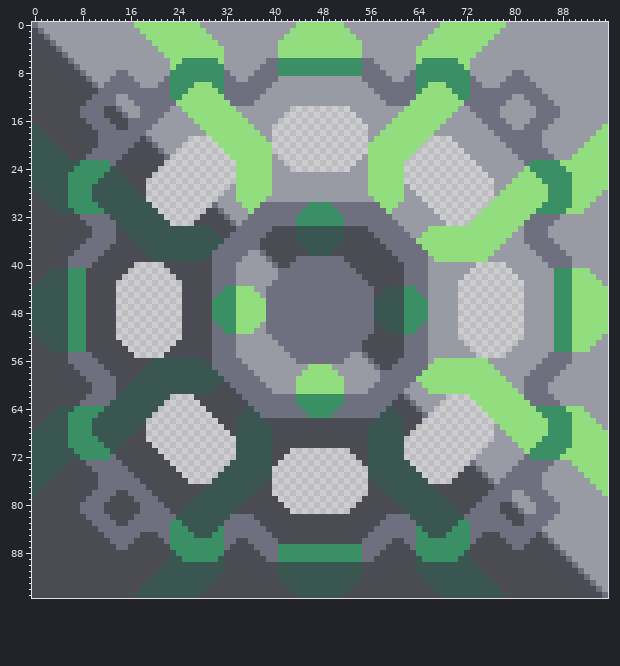
Sprite sheet: core/assets-raw/sprites/blocks/production/oxidation-chamber.png. This is how it looked before the edit.
The file is 96x96 pixels.
Once edited:
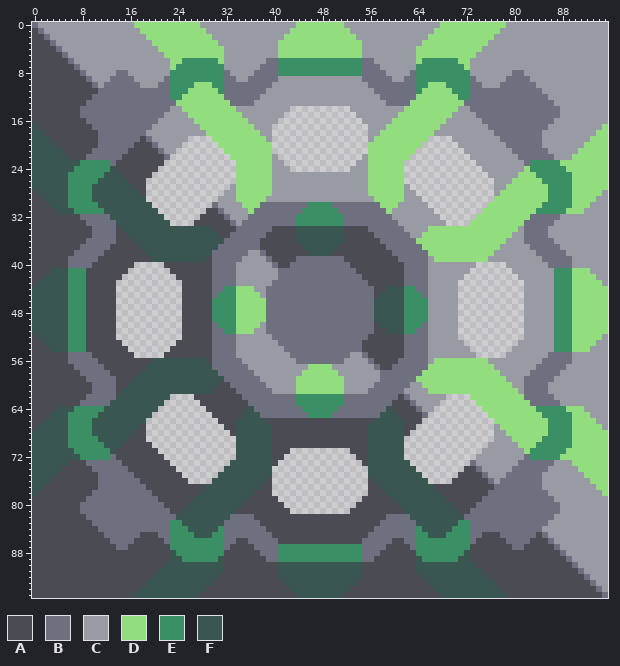
Palette (. is transparent): A #4a4b53  B #6e7080  C #989aa4  D #92dd7e  E #3a8f64  F #3a5651
The exact change:
{"y":12,"x":14,"old":"CC","new":"BB"}
{"y":12,"x":80,"old":"CC","new":"BB"}
{"y":13,"x":14,"old":"CCC","new":"BBB"}
{"y":13,"x":79,"old":"CCCC","new":"BBBB"}
{"y":14,"x":12,"old":"AA","new":"BB"}
{"y":14,"x":15,"old":"CCC","new":"BBB"}
{"y":14,"x":78,"old":"CCCCCC","new":"BBBBBB"}
{"y":15,"x":12,"old":"AAA","new":"BBB"}
{"y":15,"x":16,"old":"CC","new":"BB"}
{"y":15,"x":78,"old":"CCCCCC","new":"BBBBBB"}
{"y":16,"x":13,"old":"AAA","new":"BBB"}
{"y":16,"x":79,"old":"CCCC","new":"BBBB"}
{"y":17,"x":14,"old":"AA","new":"BB"}
{"y":17,"x":80,"old":"CC","new":"BB"}
{"y":78,"x":14,"old":"AA","new":"BB"}
{"y":78,"x":80,"old":"CC","new":"BB"}
{"y":79,"x":13,"old":"AAAA","new":"BBBB"}
{"y":79,"x":80,"old":"CCC","new":"BBB"}
{"y":80,"x":12,"old":"AAAAAA","new":"BBBBBB"}
{"y":80,"x":78,"old":"AA","new":"BB"}
{"y":80,"x":81,"old":"CCC","new":"BBB"}
{"y":81,"x":12,"old":"AAAAAA","new":"BBBBBB"}
{"y":81,"x":78,"old":"AAA","new":"BBB"}
{"y":81,"x":82,"old":"CC","new":"BB"}
{"y":82,"x":13,"old":"AAAA","new":"BBBB"}
{"y":82,"x":79,"old":"AAA","new":"BBB"}
{"y":83,"x":14,"old":"AA","new":"BB"}
{"y":83,"x":80,"old":"AA","new":"BB"}
